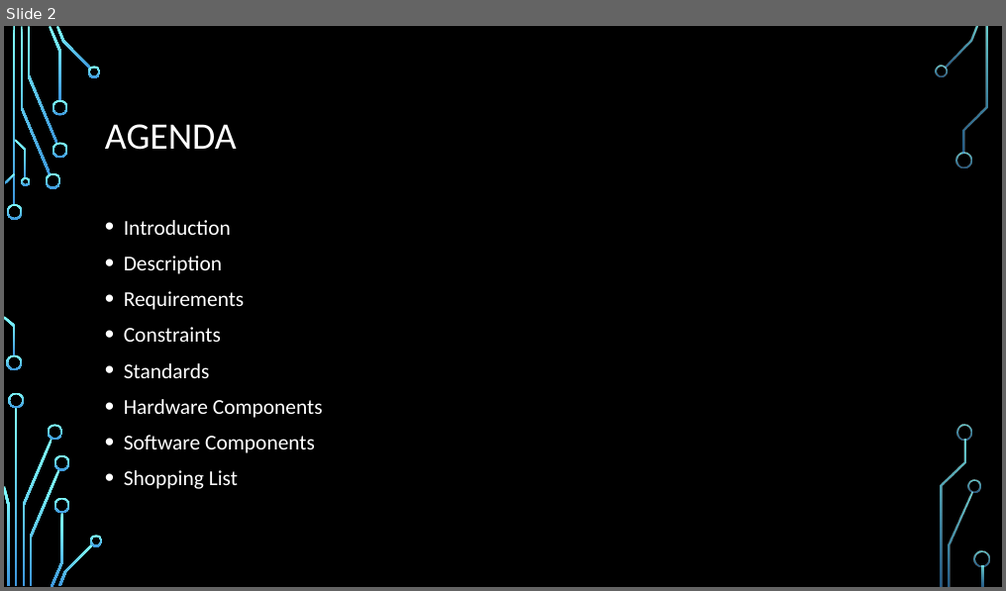
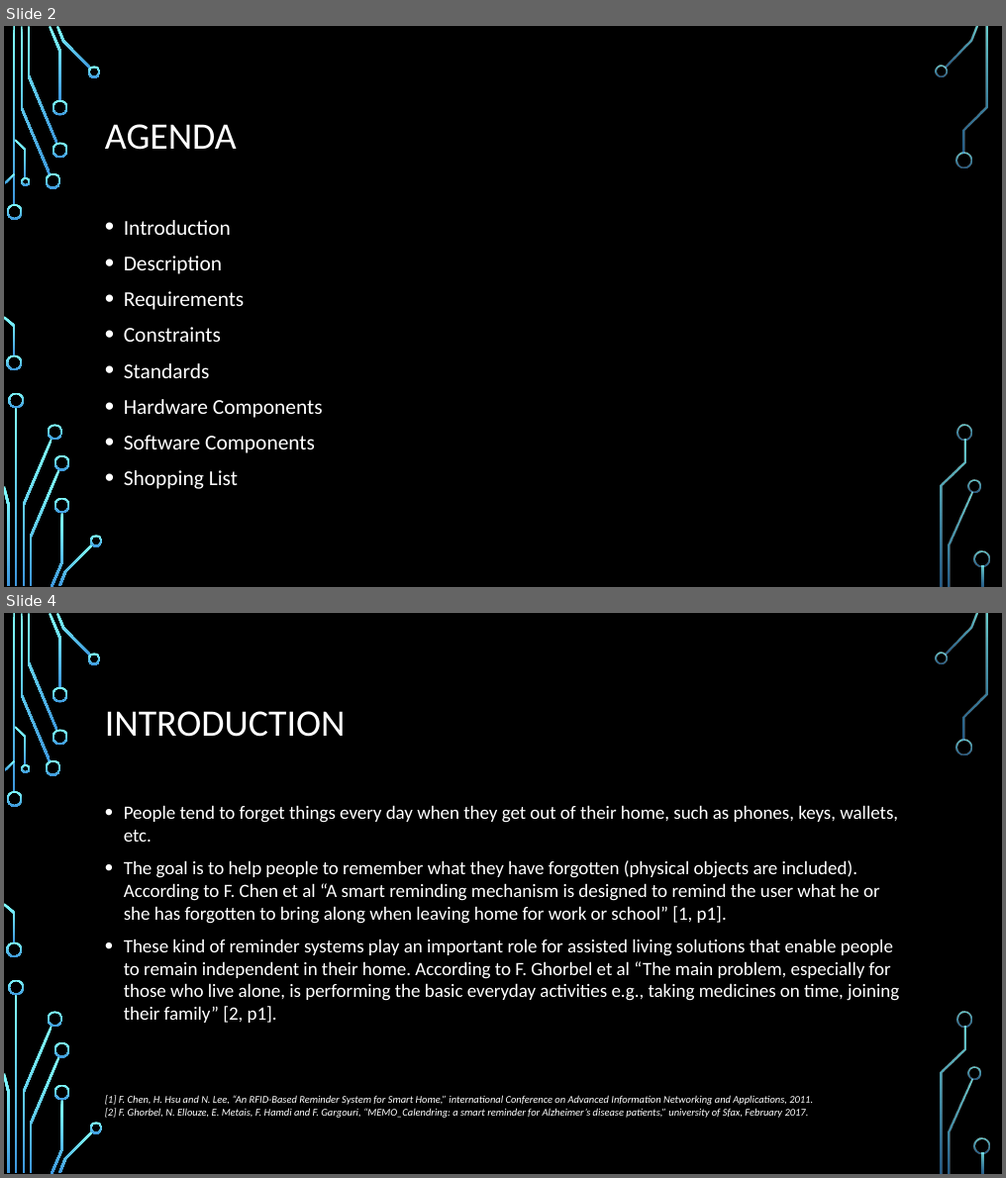
Before and after one commit to dontaylor6000/Group27_Tracker, a slide deck: Documentation/PDR.pptx. Shown one above the other, each under a label of ours: slide 2 before the commit, slides 2 and 4 after it; the slides between them are not shown. The pictures are 1006x591 and 1006x1178 pixels, drawn with LibreOffice and Linux fonts; fonts in the diff are those of the drawing; background and template pictures are left out. Boxes give left, top, right and bottom in pixels: in the first picture for what was removed or moved away, otherwise in the second. Text is boxed around its words. In the diff, an @@ line names an element or a change of style, - is before the commit and + after.

```diff
--- a/Documentation/PDR.pptx
+++ b/Documentation/PDR.pptx
@@ slide 4 added at bbox=[4, 613, 1002, 1174], background picture (left out); not listed: 36 template elements that a slide beside it also shows @@
@@ title added at bbox=[105, 711, 346, 737], 36 pt, text #FFFFFF @@
+INTRODUCTION
@@ text added at bbox=[124, 805, 899, 1023], 18.1 pt, text #FFFFFF @@
+• People tend to forget things every day when they get out of their home, such as phones, keys, wallets, etc.
+• The goal is to help people to remember what they have forgotten (physical objects are included). According to F. Chen et al “A smart reminding mechanism is designed to remind the user what he or she has forgotten to bring along when leaving home for work or school” [1, p1].
+• These kind of reminder systems play an important role for assisted living solutions that enable people to remain independent in their home. According to F. Ghorbel et al “The main problem, especially for those who live alone, is performing the basic everyday activities e.g., taking medicines on time, joining their family” [2, p1].
@@ text added at bbox=[105, 1095, 813, 1118], 10 pt, text #FFFFFF, italic @@
+[1] F. Chen, H. Hsu and N. Lee, “An RFID-Based Reminder System for Smart Home,” international Conference on Advanced Information Networking and Applications, 2011.
+[2] F. Ghorbel, N. Ellouze, E. Metais, F. Hamdi and F. Gargouri, “MEMO_Calendring: a smart reminder for Alzheimer’s disease patients,” university of Sfax, February 2017.
```
Also in this commit, not shown: 2 slides changed, 12 other slides added, 4 slides removed.
